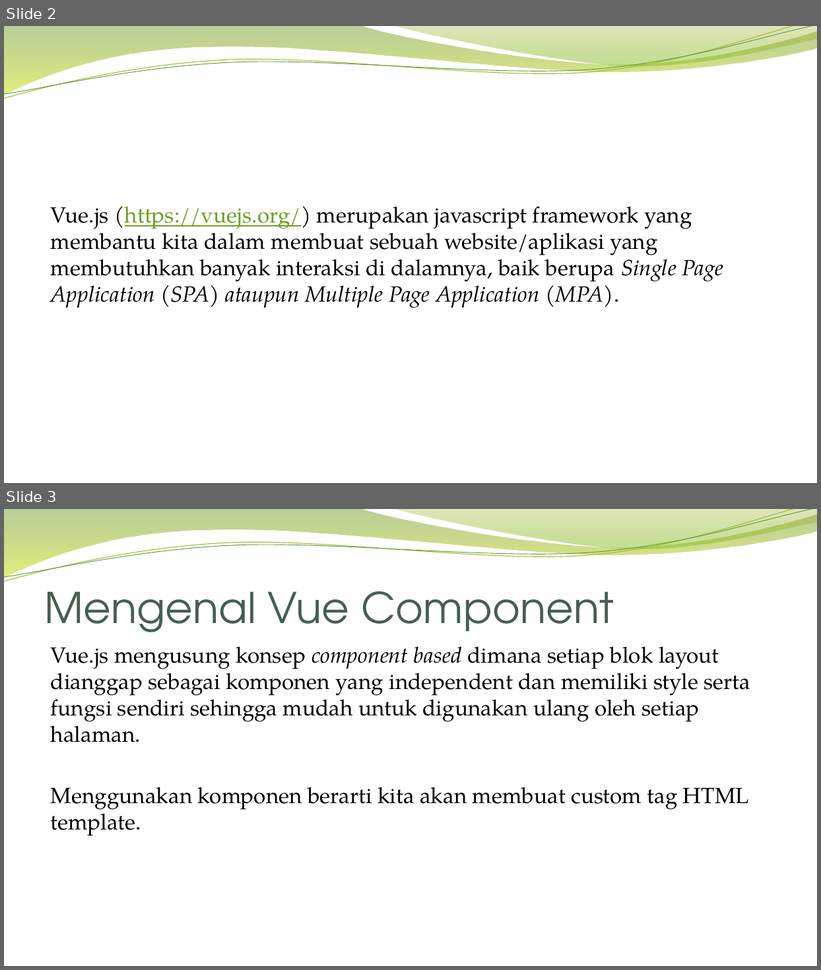
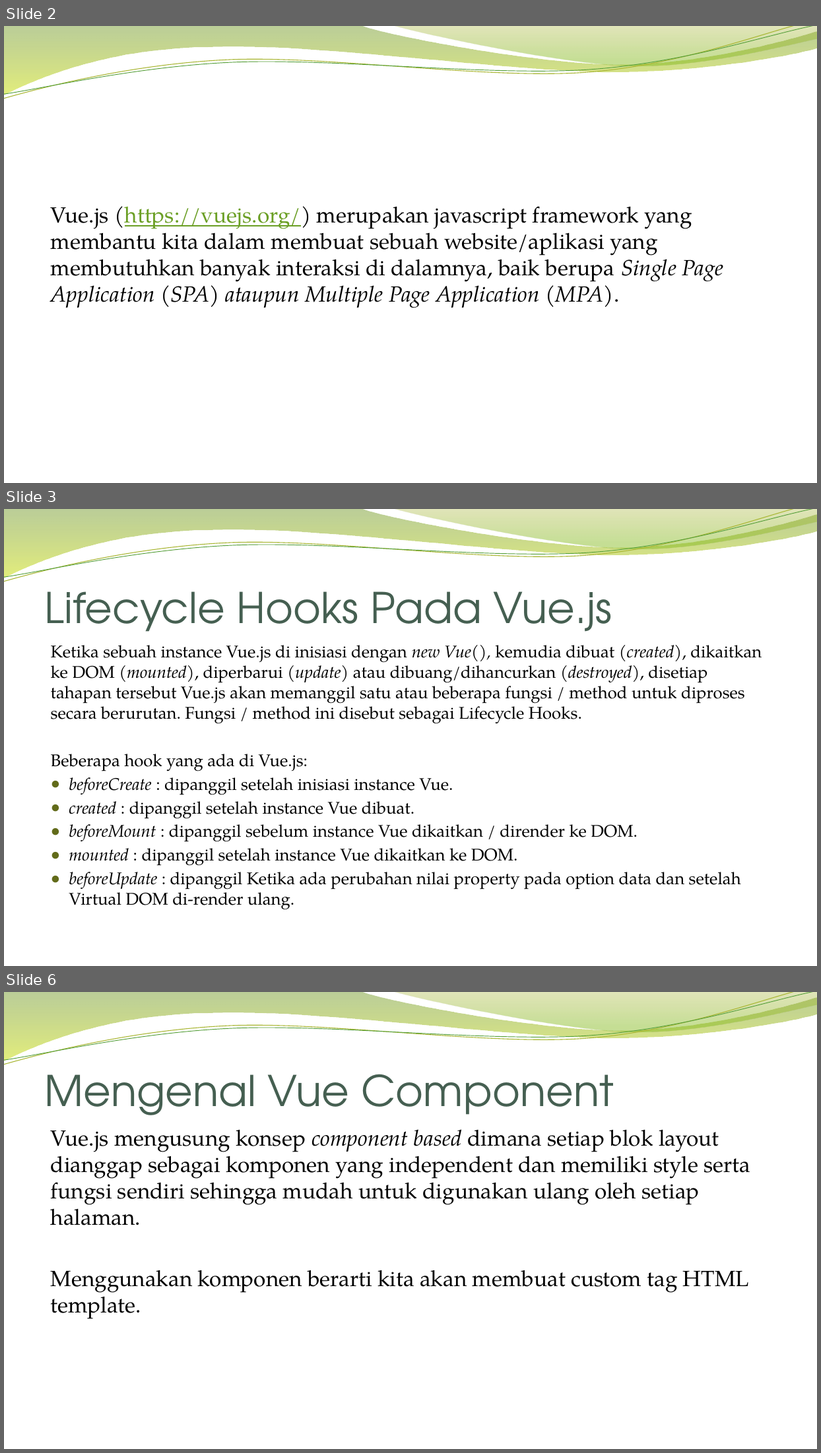
Before and after one commit to realreef/tutor_vuejs, a slide deck: Berkenalan Dengan Vue.pptx. Shown one above the other, each under a label of ours: slides 2 and 3 before the commit, slides 2, 3 and 6 after it; the slides between them are not shown. The pictures are 821x970 and 821x1453 pixels, drawn with LibreOffice and Linux fonts; fonts in the diff are those of the drawing; background and template pictures are left out. Boxes give left, top, right and bottom in pixels: in the first picture for what was removed or moved away, otherwise in the second. Text is boxed around its words. In the diff, an @@ line names an element or a change of style, - is before the commit and + after.

Commit message:
update

```diff
--- a/Berkenalan Dengan Vue.pptx
+++ b/Berkenalan Dengan Vue.pptx
@@ slide 3 added at (4,509,817,966), background picture (left out); not listed: 4 template elements that a slide beside it also shows @@
@@ title added at (45,591,612,632), 50 pt, text #455F51 @@
+Lifecycle Hooks Pada Vue.js
@@ text added at (51,645,762,910), 20 pt, text #000000 @@
+Ketika sebuah instance Vue.js di inisiasi dengan new Vue(), kemudia dibuat (created), dikaitkan ke DOM (mounted), diperbarui (update) atau dibuang/dihancurkan (destroyed), disetiap tahapan tersebut Vue.js akan memanggil satu atau beberapa fungsi / method untuk diproses secara berurutan. Fungsi / method ini disebut sebagai Lifecycle Hooks.
+Beberapa hook yang ada di Vue.js:
+● beforeCreate : dipanggil setelah inisiasi instance Vue.
+● created : dipanggil setelah instance Vue dibuat.
+● beforeMount : dipanggil sebelum instance Vue dikaitkan / dirender ke DOM.
+● mounted : dipanggil setelah instance Vue dikaitkan ke DOM.
+● beforeUpdate : dipanggil Ketika ada perubahan nilai property pada option data dan setelah Virtual DOM di-render ulang.
@@ what was slide 3 is now slide 6 @@
```
Also in this commit, not shown: 2 other slides added.
